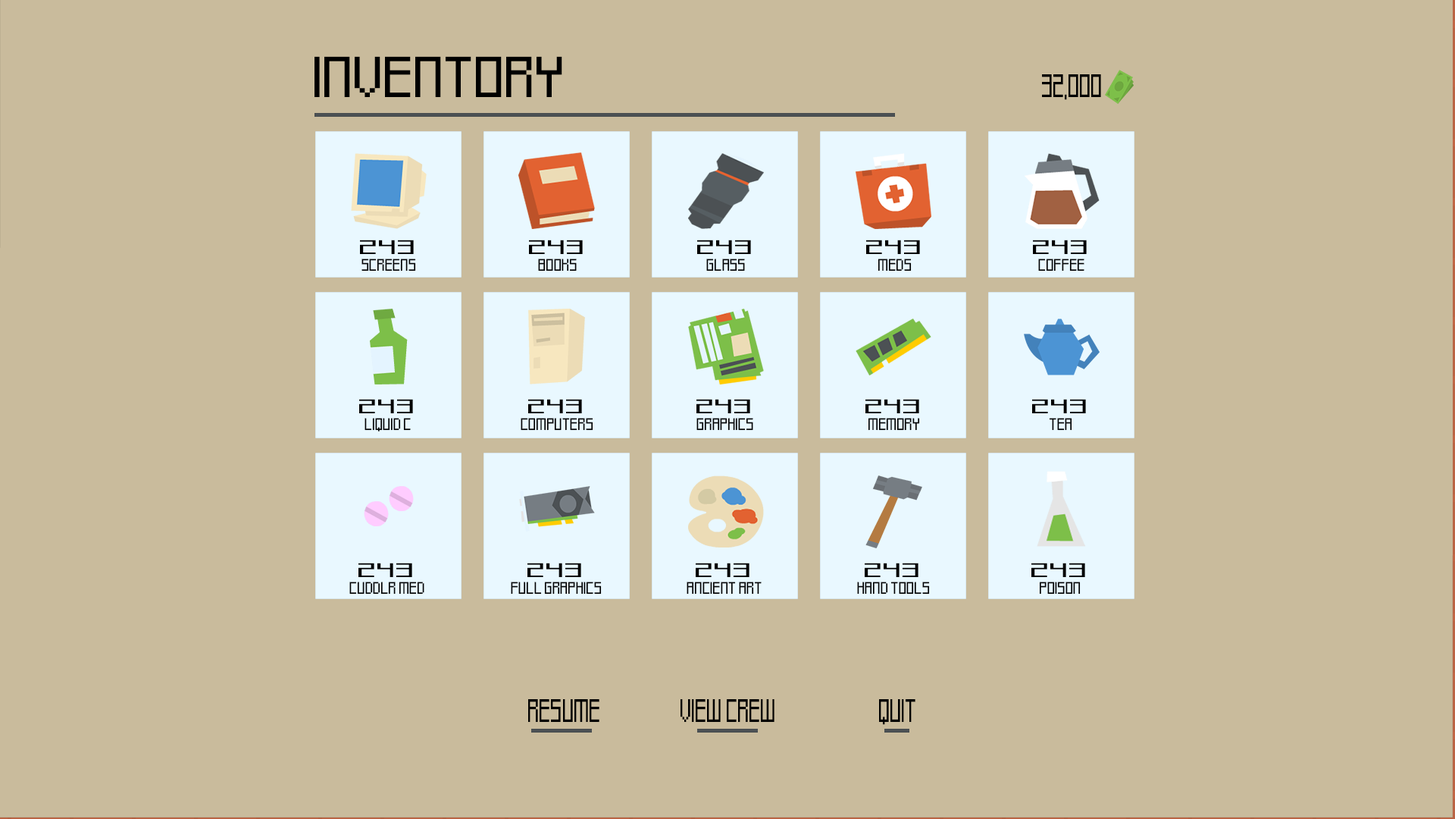
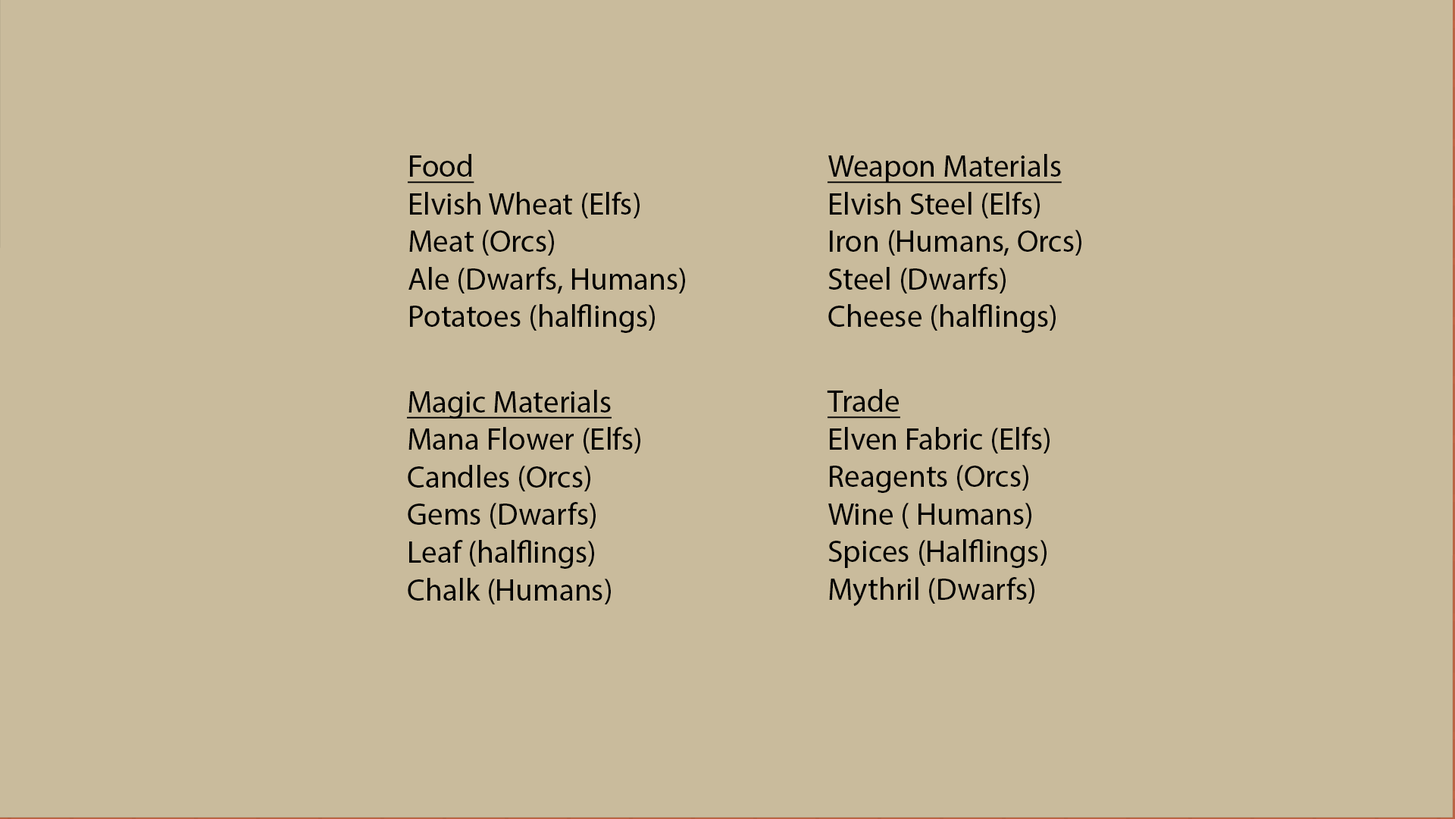
Layers edited between the first and the second 1455×819 image:
hid "Quit" over [879, 698, 916, 725]
hid "View Crew" over [680, 698, 775, 722]
hid "Resume" over [528, 698, 600, 722]
hid group "Group 7" (6 layers) over [314, 56, 1134, 733]
showed group "ITem groups" (4 layers) over [406, 153, 1082, 607]
hid group "Items" (46 layers) over [349, 152, 1100, 595]
hid group "Group 1" (15 layers) over [315, 131, 1135, 599]
